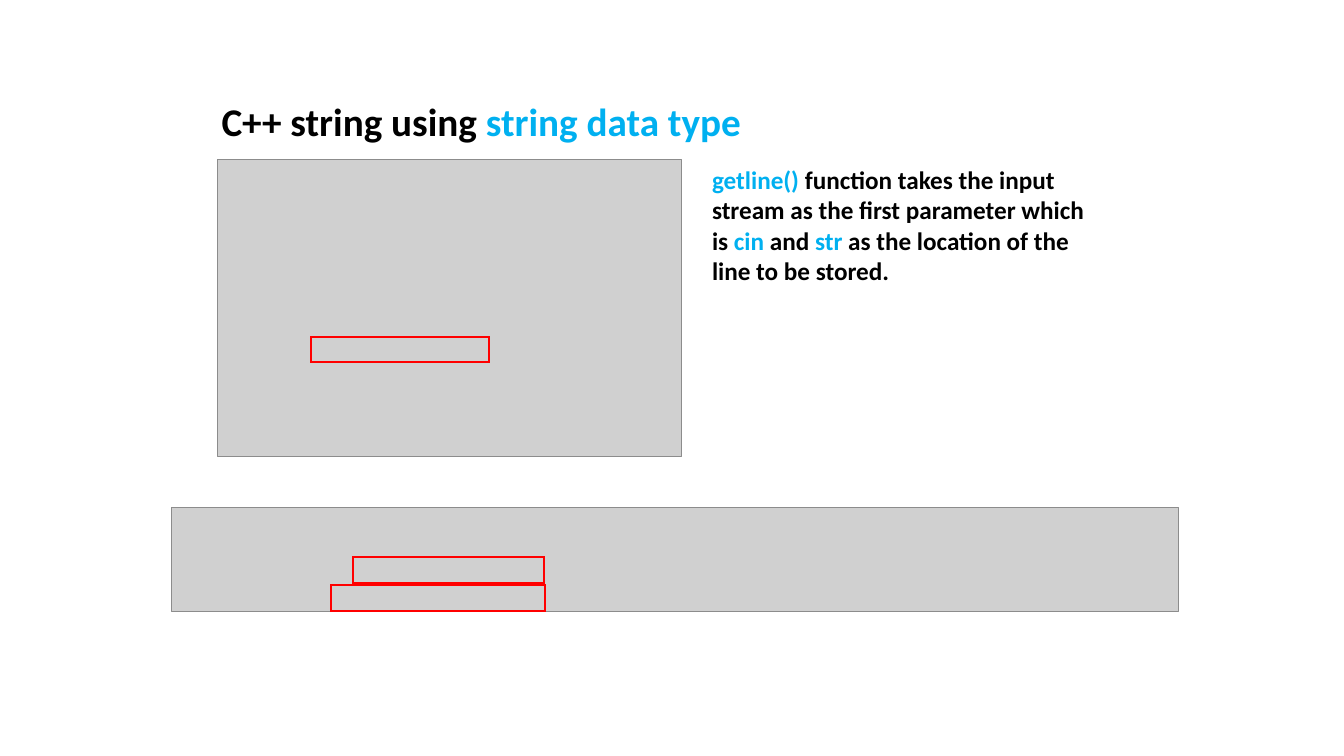
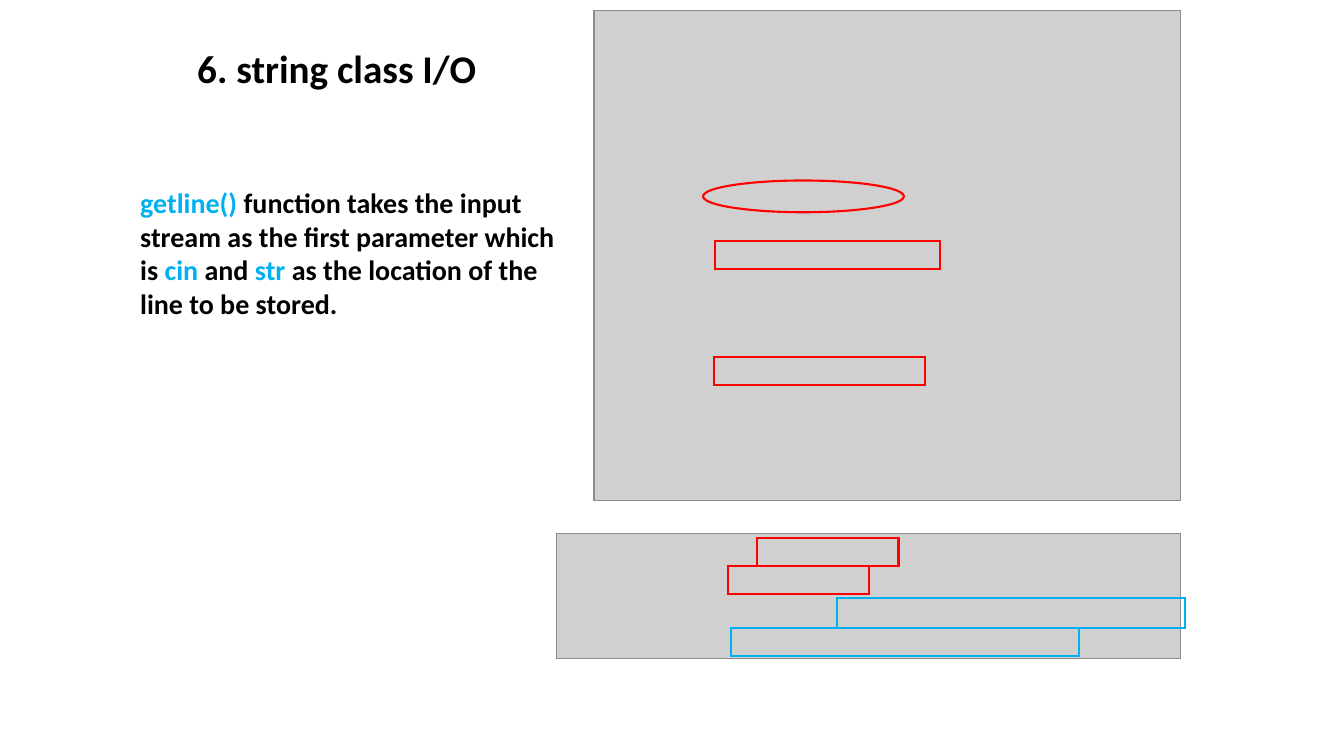
Before and after one commit to ShiqiYu/CPP, a slide deck: slide 23 of week04/Lab04.pptx (slide 22 before the commit). Drawn at 1344x756 pixels with LibreOffice and Linux fonts; fonts in the diff are those of the drawing; grey boxes stand for pictures; background and template pictures are left out. Boxes give left, top, right and bottom in pixels: in the first picture for what was removed or moved away, otherwise in the second. Text is boxed around its words. In the diff, an @@ line names an element or a change of style, - is before the commit and + after.

```diff
--- a/week04/Lab04.pptx
+++ b/week04/Lab04.pptx
@@ picture added at box(594, 10, 1181, 500) @@
@@ text added at box(197, 55, 476, 90), 28 pt, text #000000, bold @@
+6. string class I/O
@@ text removed at box(222, 108, 741, 143) @@
-C++ string using string data type
@@ picture removed at box(218, 159, 682, 457) @@
@@ text "getline() function takes the input": place and size @@
-text "getline() function takes the input" at box(712, 170, 1083, 281)
+text "getline() function takes the input" at box(140, 192, 555, 315)
@@ text "getline() function takes the input" at box(140, 192, 555, 315): size 18 to 20 pt @@
@@ ellipse added at box(703, 180, 903, 213), outline #FF0000 1.5 pt @@
@@ rectangle: place and size @@
-rectangle at box(354, 558, 544, 584)
+rectangle at box(715, 241, 940, 269)
@@ rectangle: place and size @@
-rectangle at box(331, 586, 545, 612)
+rectangle at box(714, 357, 925, 385)
@@ picture removed at box(172, 508, 1180, 612) @@
@@ picture added at box(557, 533, 1182, 659) @@
@@ rectangle: place and size @@
-rectangle at box(312, 337, 490, 362)
+rectangle at box(757, 538, 898, 566)
@@ rectangle added at box(728, 567, 869, 594), outline #FF0000 1.5 pt @@
@@ rectangle added at box(837, 598, 1185, 628), outline #00B0F0 1.5 pt @@
@@ rectangle added at box(732, 628, 1080, 656), outline #00B0F0 1.5 pt @@
```
Also in this commit, not shown: 18 other slides changed, 4 slides added, 2 slides removed, 1 other file.
